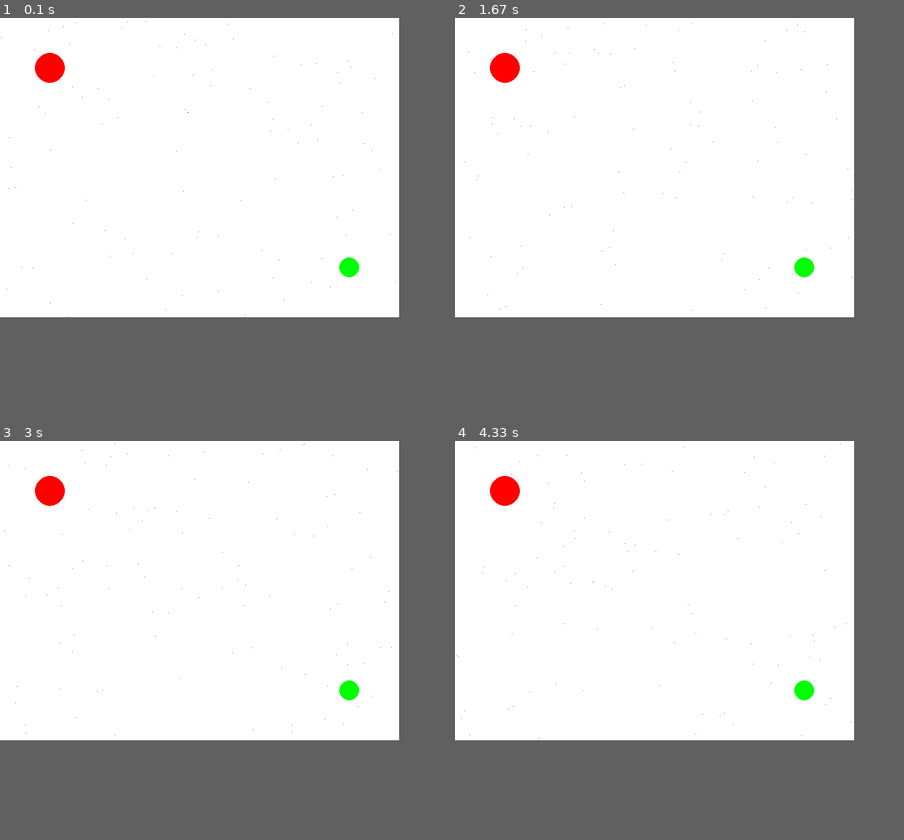
Above: before the commit, frames 1-4 (two rows, left to right).
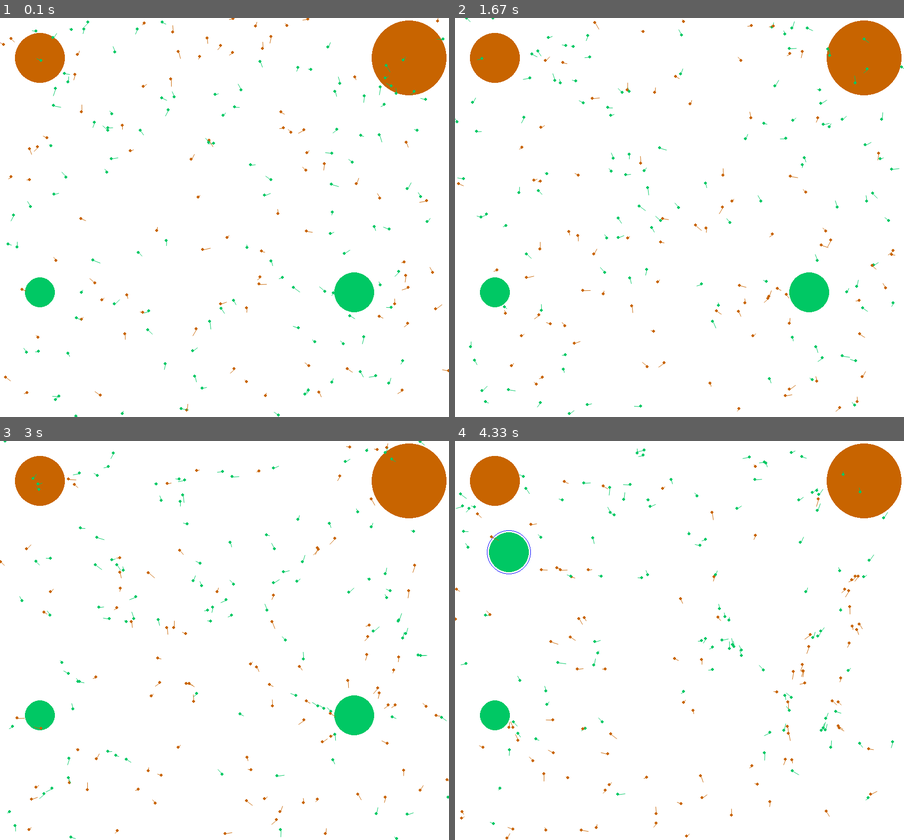
Above: after the commit, the same moments.

Repository: boris-pichugin/yumsh
Game: pygame game, started from Кружок/Проекты/01. Орущие букашки/src/main.py
The game is run twice, just before and just after one commit, with the same random seed, the same clock (stepped at 60 frames per second) and the same inputs.
Inputs (mouse positions are in pixels of both pictures, inside the frame that each line leads up to):
- Up to frame 1 (0.1 s): no input
- Up to frame 2 (1.67 s): click (679, 217) at 0.38 s
- Up to frame 3 (3 s): no input
- Up to frame 4 (4.33 s): click (796, 704) at 3.22 s; click (508, 552) at 3.88 s
In our replay, the window is 800x600 before the commit and 900x800 after it. These sizes can differ from the game's own. Grey fills any space a smaller window leaves; there, only what the larger window draws over its background counts as a difference.

The runs differ from the first frame. In frame 1, 5.8% of the frame differs, in the area x 0-100%, y 0-100%; in frame 2, 5.8%; in frame 3, 5.8%; in frame 4, 5.9%.

Commit message:
Кружок/Проекты/01. Орущие букашки

Diff:
--- a/Кружок/Проекты/01. Орущие букашки/src/bug.py
+++ b/Кружок/Проекты/01. Орущие букашки/src/bug.py
@@ -1,3 +1,7 @@
+import math
+import random
+
+
 class Bug:
     """
     Букашка - элемент роевого интеллекта.
@@ -29,8 +33,9 @@
         self.steps[0] += 1
         self.steps[1] += 1
 
-        self.position[0] += self.v[0]
-        self.position[1] += self.v[1]
+        offset = self.generate_offset(1)
+        self.position[0] += self.v[0] + offset[0]
+        self.position[1] += self.v[1] + offset[1]
 
         if self.position[0] < 0:
             self.position[0] = -self.position[0]
@@ -67,8 +72,8 @@
         :return: счётчики.
         """
         return [
-            self.steps[0] + hearing_radius,
-            self.steps[1] + hearing_radius
+            self.steps[0] + int(hearing_radius / self.rate),
+            self.steps[1] + int(hearing_radius / self.rate)
         ]
 
     def on_hear_signal(self, source: list, steps: list) -> None:
@@ -94,8 +99,14 @@
 
         :param source: координаты источника.
         """
-        self.v[0] = source[0] - self.position[0]
-        self.v[1] = source[1] - self.position[1]
+        offset = self.generate_offset(3)
+        self.v[0] = source[0] + offset[0] - self.position[0]
+        self.v[1] = source[1] + offset[1] - self.position[1]
         distance = (self.v[0] ** 2 + self.v[1] ** 2) ** 0.5
         self.v[0] = self.v[0] * self.rate / distance
         self.v[1] = self.v[1] * self.rate / distance
+
+    def generate_offset(self, max_r: float) -> list:
+        phi = random.uniform(0, 2 * math.pi)
+        r = random.uniform(0, max_r)
+        return [r * math.cos(phi), r * math.sin(phi)]
--- a/Кружок/Проекты/01. Орущие букашки/src/main.py
+++ b/Кружок/Проекты/01. Орущие букашки/src/main.py
@@ -1,19 +1,30 @@
-import pygame.draw
+from typing import Optional
 
-from world import World
 import pygame as pg
 
+from target import Target
+from world import World
+
 world = World(
-    width=800,
-    height=600,
-    a_center=[100, 100],
-    a_radius=30,
-    b_center=[700, 500],
-    b_radius=20,
-    num_bugs=100,
-    hearing_radius=1000,
-    bug_rate=1
+    width=900,
+    height=800,
+    targets=[
+        Target(center=[80, 80], radius=50, mark=0),
+        Target(center=[820, 80], radius=75, mark=0),
+        Target(center=[710, 550], radius=40, mark=1),
+        Target(center=[80, 550], radius=30, mark=1)
+    ],
+    num_bugs=200,
+    hearing_radius=50,
+    bug_rate=2
 )
+
+selected_target: Optional[Target] = None
+
+MARK_COLORS = [
+    (200, 100, 0),
+    (0, 200, 100)
+]
 
 
 def main():
@@ -23,6 +34,7 @@
     surface = pg.display.set_mode([world.width, world.height])  # Создаём поверхность для рисования.
     clock = pg.time.Clock()  # Создаём часы.
 
+    global selected_target
     is_running = True  # Эта переменная будет установлена в False когда надо будет выйти из программы.
 
     # Запускаем основной цикл смены кадров и обработки событий.
@@ -37,6 +49,22 @@
         for event in pg.event.get():
             if event.type == pg.QUIT:
                 is_running = False
+            elif event.type == pg.MOUSEBUTTONDOWN:
+                if event.button == pg.BUTTON_LEFT:
+                    mouse_pos = list(pg.mouse.get_pos())
+                    clicked_target = world.select_target(mouse_pos)
+                    if clicked_target is None:
+                        if selected_target is not None:
+                            selected_target.center = mouse_pos
+                    else:
+                        if selected_target == clicked_target:
+                            selected_target = None
+                        else:
+                            selected_target = clicked_target
+            elif event.type == pg.MOUSEWHEEL:
+                if selected_target is not None:
+                    selected_target.radius += event.y
+                    selected_target.radius = max(selected_target.radius, 5)
 
         clock.tick(60)  # Меняем кадры 60 раз в секунду.
 
@@ -50,29 +78,43 @@
     Функция рисования.
 
     :param surface:  поверхность, на которой надо рисовать.
-    :param clock:    счётчик времени, с помощью которого можно узнать текущее время.
     """
     world.tick()
 
     surface.fill((255, 255, 255))  # Заполняем фон кадра чёрным цветом.
 
-    pg.draw.circle(
-        surface,
-        color=[255, 0, 0],
-        center=world.a_center,
-        radius=world.a_radius
-    )
-    pg.draw.circle(
-        surface,
-        color=[0, 255, 0],
-        center=world.b_center,
-        radius=world.b_radius
-    )
+    for target in world.targets:
+        pg.draw.circle(
+            surface,
+            color=MARK_COLORS[target.mark],
+            center=target.center,
+            radius=target.radius
+        )
+
+    if selected_target is not None:
+        pg.draw.circle(
+            surface,
+            color=(0, 0, 255),
+            center=selected_target.center,
+            radius=selected_target.radius + 4,
+            width=1
+        )
+
     for bug in world.bugs:
+        color = MARK_COLORS[bug.target]
         p = bug.position
-        surface.set_at(
-            (int(p[0]), int(p[1])),
-            (0, 0, 0)
+        pg.draw.circle(
+            surface,
+            color=color,
+            center=p,
+            radius=3
+        )
+        v = bug.v
+        pg.draw.aaline(
+            surface,
+            color=color,
+            start_pos=p,
+            end_pos=[p[0] - 5 * v[0], p[1] - 5 * v[1]]
         )
 
 
--- /dev/null
+++ b/Кружок/Проекты/01. Орущие букашки/src/target.py
@@ -0,0 +1,6 @@
+class Target:
+
+    def __init__(self, center: list, radius: float, mark: int) -> None:
+        self.center = center
+        self.radius = radius
+        self.mark = mark
--- a/Кружок/Проекты/01. Орущие букашки/src/world.py
+++ b/Кружок/Проекты/01. Орущие букашки/src/world.py
@@ -1,6 +1,9 @@
+import math
 import random
-import math
+from typing import List, Optional
+
 from bug import Bug
+from target import Target
 
 
 class World:
@@ -9,36 +12,27 @@
     """
 
     def __init__(
-            self,
-            width: int,
-            height: int,
-            a_center: list,
-            a_radius: float,
-            b_center: list,
-            b_radius: float,
-            num_bugs: int,
-            hearing_radius: float,
-            bug_rate: float
+        self,
+        width: int,
+        height: int,
+        targets: List[Target],
+        num_bugs: int,
+        hearing_radius: float,
+        bug_rate: float
     ) -> None:
         """
         Создать Мир.
 
         :param width: ширина Мира.
         :param height: высота Мира.
-        :param a_center: координаты центра пункта A: список из двух чисел.
-        :param a_radius: радиус пункта A.
-        :param b_center: координаты центра пункта B: список из двух чисел.
-        :param b_radius: радиус пункта B.
+        :param targets: список целей.
         :param num_bugs: число букашек в Мире (букашки создаются случайно).
         :param hearing_radius: радиус слышимости для букашек.
         :param bug_rate: расстояние, которое букашка проходит за один шаг.
         """
         self.width = width
         self.height = height
-        self.a_center = a_center
-        self.a_radius = a_radius
-        self.b_center = b_center
-        self.b_radius = b_radius
+        self.targets = targets
         self.bugs = [
             self.generate_bug(width, height, bug_rate)
             for _ in range(num_bugs)
@@ -57,7 +51,7 @@
         return Bug(
             target=random.randint(0, 1),
             position=[random.random() * width, random.random() * height],
-            v=self.generate_v(bug_rate*(0.5 + random.random()))
+            v=self.generate_v(bug_rate * (0.5 + random.random()))
         )
 
     def generate_v(self, bug_rate: float) -> list:
@@ -78,10 +72,9 @@
         """
         for bug in self.bugs:
             bug.step(self.width, self.height)
-            if self.is_bug_in_point(bug, self.a_center, self.a_radius):
-                bug.on_get_into(0)
-            if self.is_bug_in_point(bug, self.b_center, self.b_radius):
-                bug.on_get_into(1)
+            target = self.select_target(bug.position)
+            if target is not None:
+                bug.on_get_into(target.mark)
 
         num_bugs = len(self.bugs)
         for i in range(1, num_bugs):
@@ -92,16 +85,17 @@
                     bug0.on_hear_signal(bug1.position, bug1.shout_steps(self.hearing_radius))
                     bug1.on_hear_signal(bug0.position, bug0.shout_steps(self.hearing_radius))
 
-    def is_bug_in_point(self, bug: Bug, center: list, radius: float) -> bool:
+    def select_target(self, position: list) -> Optional[Target]:
         """
-        Проверить, достигла ли букашка цели.
+        Выбрать цель, в которую попадает данная точка.
 
-        :param bug: букашка.
-        :param center: центр цели.
-        :param radius: радиус цели.
-        :return: true, если букашка достигла цели.
+        :param position: координаты точки.
+        :return: цель, в которую попала точка, или None, если точка не попала ни в одну цель.
         """
-        return self.distance(bug.position, center) < radius
+        for target in self.targets:
+            if self.distance(position, target.center) < target.radius:
+                return target
+        return None
 
     def distance(self, p1: list, p2: list) -> float:
         """
